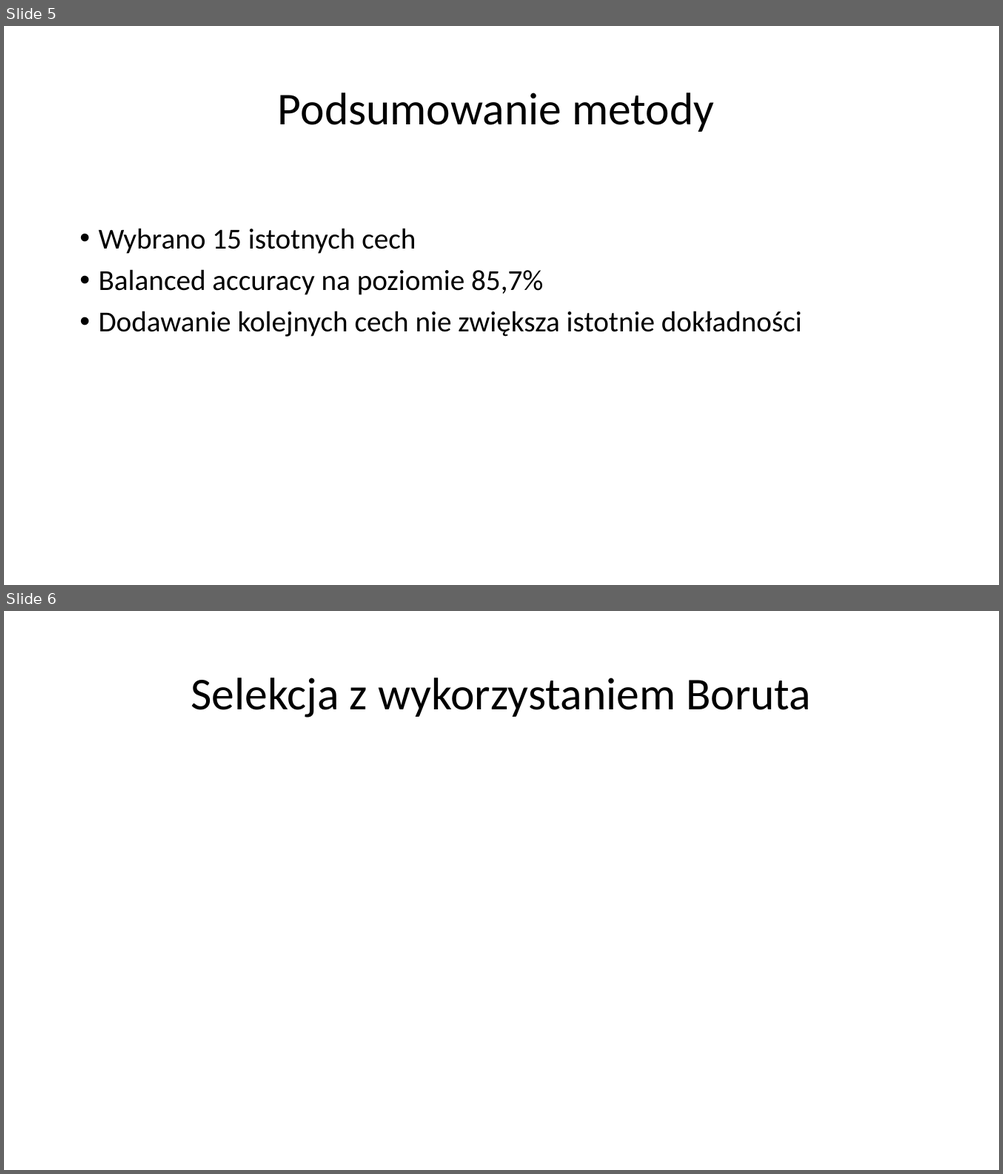
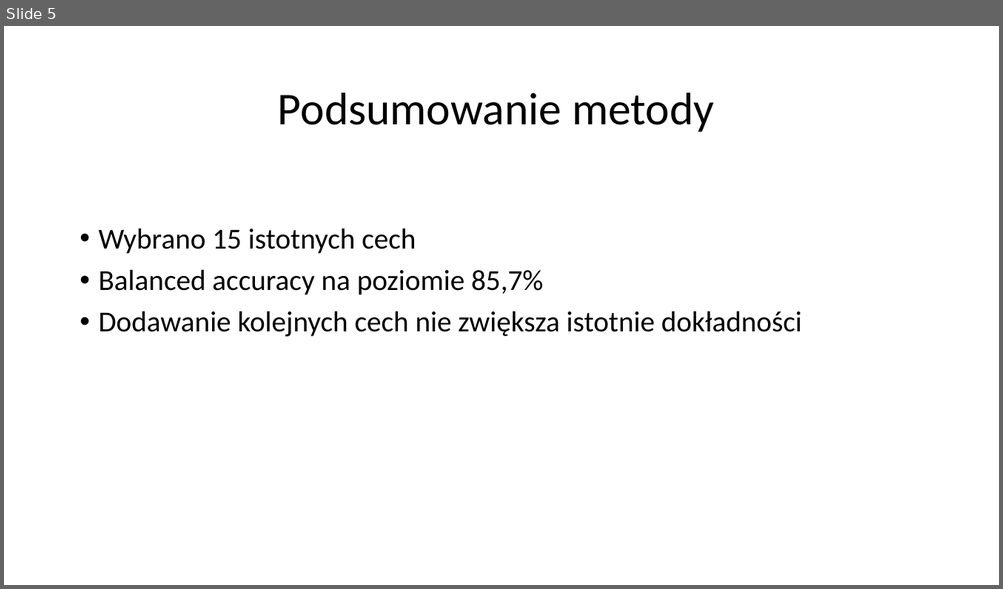
Before and after one commit to piotr-ole/Machine-Learning, a slide deck: FeatureSelection/presentation/Presentation.pptx. Shown one above the other, each under a label of ours: slides 5 and 6 before the commit, slide 5 after it. The pictures are 1003x1174 and 1003x589 pixels, drawn with LibreOffice and Linux fonts; fonts in the diff are those of the drawing. Boxes give left, top, right and bottom in pixels: in the first picture for what was removed or moved away, otherwise in the second. Text is boxed around its words. In the diff, an @@ line names an element or a change of style, - is before the commit and + after.

```diff
--- a/FeatureSelection/presentation/Presentation.pptx
+++ b/FeatureSelection/presentation/Presentation.pptx
@@ slide 6 removed at box(4, 611, 999, 1170), background #FFFFFF @@
@@ title removed at box(190, 678, 811, 718) @@
-Selekcja z wykorzystaniem Boruta
```
Also in this commit, not shown: 2 slides changed, 5 slides added, 1 other slide removed, 14 other files.
